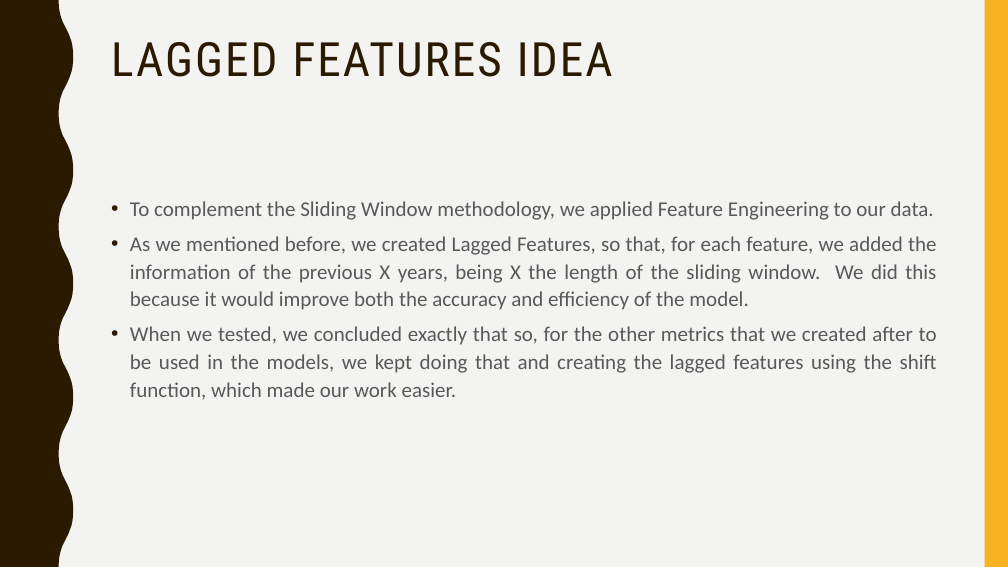
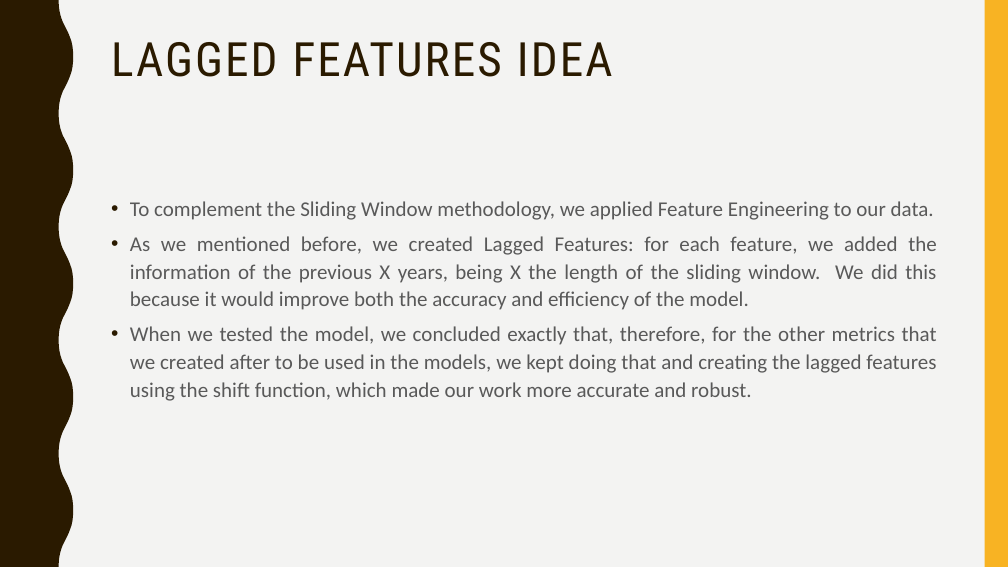
Before and after one commit to afs202005277/AC, a slide deck: slide 25 of ppt projeto.pptx. Drawn at 1008x567 pixels with LibreOffice and Linux fonts; fonts in the diff are those of the drawing. Boxes give left, top, right and bottom in pixels: in the first picture for what was removed or moved away, otherwise in the second. Text is boxed around its words. In the diff, an @@ line names an element or a change of style, - is before the commit and + after.

```diff
--- a/ppt projeto.pptx
+++ b/ppt projeto.pptx
@@ text at [130,236,937,401]: text changed @@
-• As we mentioned before, we created Lagged Features, so that, for each feature, we added the information of the previous X years, being X the length of the sliding window. We did this because it would improve both the accuracy and efficiency of the model.
-• When we tested, we concluded exactly that so, for the other metrics that we created after to be used in the models, we kept doing that and creating the lagged features using the shift function, which made our work easier.
+• As we mentioned before, we created Lagged Features: for each feature, we added the information of the previous X years, being X the length of the sliding window. We did this because it would improve both the accuracy and efficiency of the model.
+• When we tested the model, we concluded exactly that, therefore, for the other metrics that we created after to be used in the models, we kept doing that and creating the lagged features using the shift function, which made our work more accurate and robust.
```
Also in this commit, not shown: 17 other slides changed, 2 other files.
